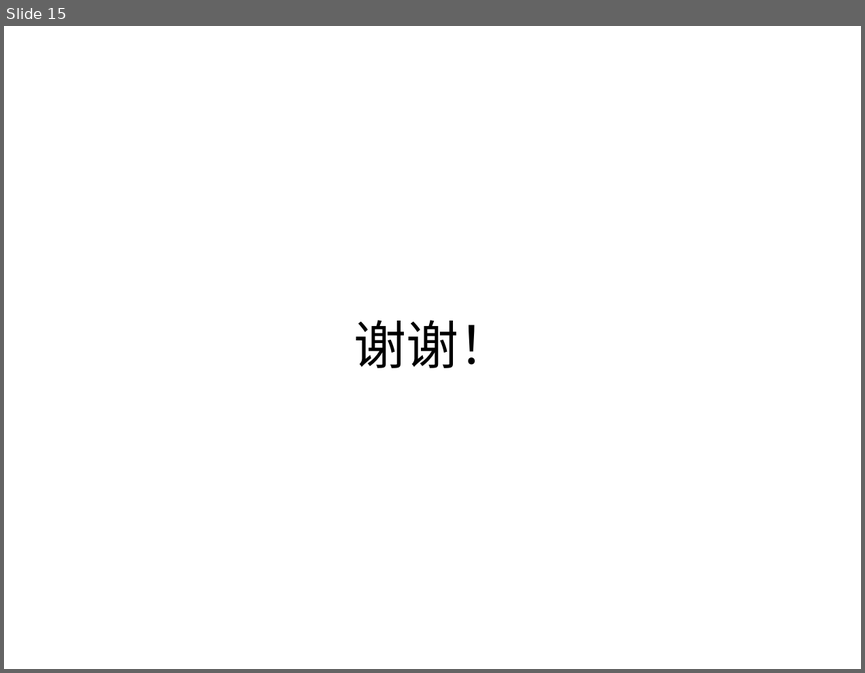
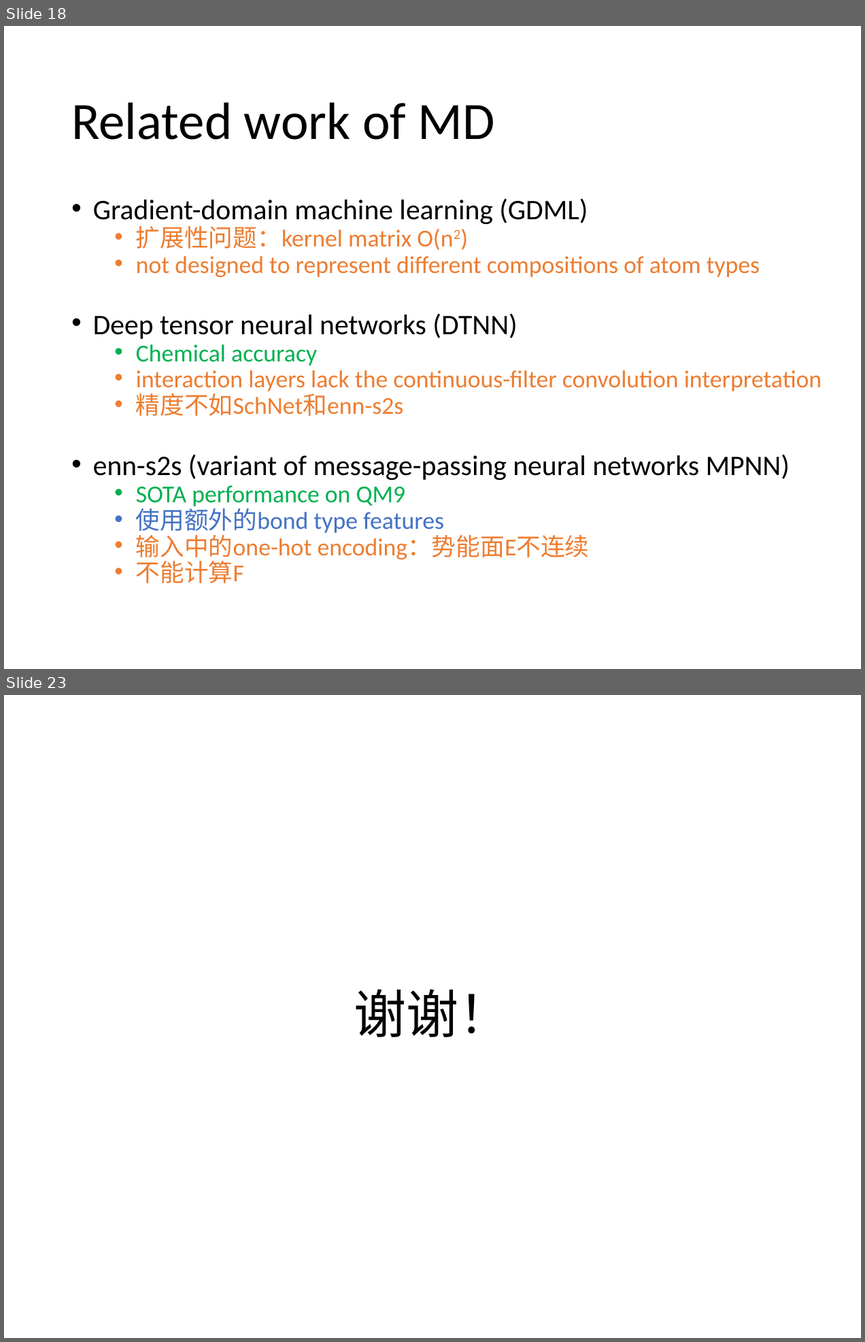
Before and after one commit to jiaweile/discussion-hpc-ai, a slide deck: LearningMaterials/week5/SchNet.pptx. Shown one above the other, each under a label of ours: slide 15 before the commit, slides 18 and 23 after it; the slides between them are not shown. The pictures are 865x673 and 865x1342 pixels, drawn with LibreOffice and Linux fonts; fonts in the diff are those of the drawing. Boxes give left, top, right and bottom in pixels: in the first picture for what was removed or moved away, otherwise in the second. Text is boxed around its words. In the diff, an @@ line names an element or a change of style, - is before the commit and + after.

```diff
--- a/LearningMaterials/week5/SchNet.pptx
+++ b/LearningMaterials/week5/SchNet.pptx
@@ slide 18 added at [4,26,861,669], background #FFFFFF @@
@@ title added at [71,102,494,140], 44 pt, text #000000 @@
+Related work of MD
@@ text added at [93,198,821,583], 20.4 pt, text #ED7D31 @@
+• Gradient-domain machine learning (GDML)
+  • 扩展性问题：kernel matrix O(n2)
+  • not designed to represent different compositions of atom types
+• Deep tensor neural networks (DTNN)
+  • Chemical accuracy
+  • interaction layers lack the continuous-filter convolution interpretation
+  • 精度不如SchNet和enn-s2s
+• enn-s2s (variant of message-passing neural networks MPNN)
+  • SOTA performance on QM9
+  • 使用额外的bond type features
+  • 输入中的one-hot encoding：势能面E不连续
+  • 不能计算F
@@ what was slide 15 is now slide 23 @@
```
Also in this commit, not shown: 12 slides changed, 8 other slides added, 1 slide removed.
